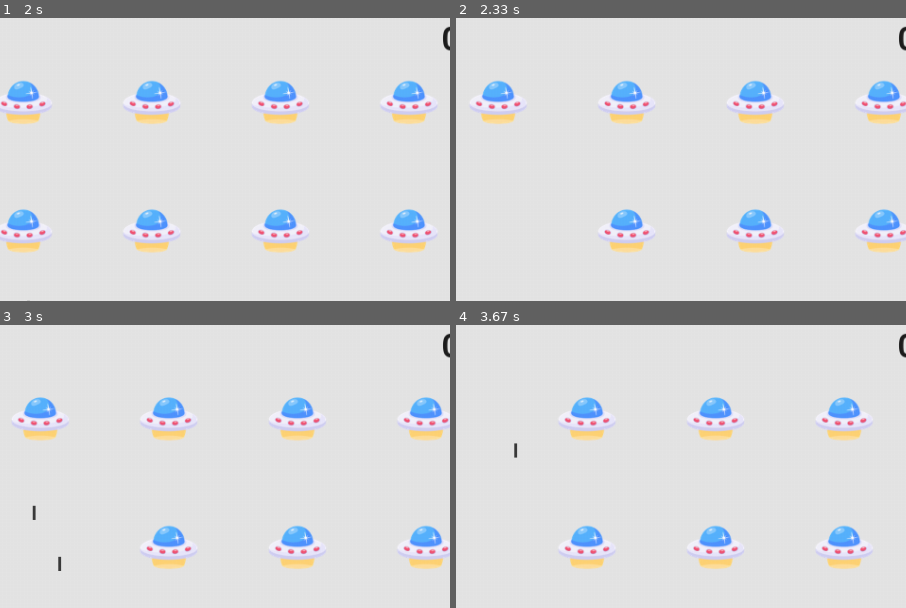
Above: before the commit, frames 1-4 (two rows, left to right).
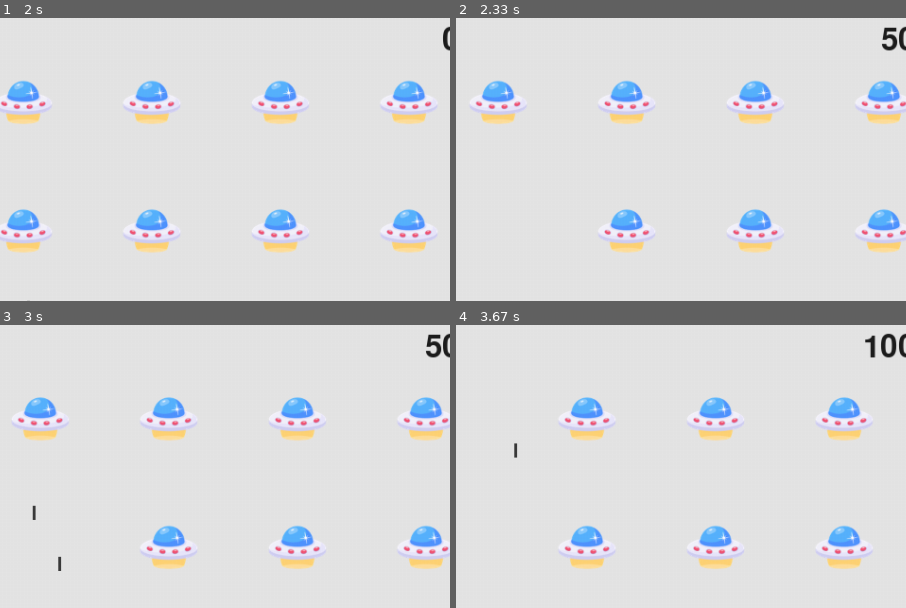
Above: after the commit, the same moments.

Repository: JGabriel1250/alien-invasion
Game: pygame game, started from pygame/alien_invasion.py
Two runs of this game, one before a commit and one after it. Both use one fixed random seed, a clock stepped at 60 frames per second and the inputs below.
Inputs:
- Up to frame 1 (2 s): click "Play" at 0.38 s; tap Space at 0.67, 1.07, 1.37, 1.57, 1.87 s; hold Right 1-1.47 s; hold Right 1.5-1.97 s
- Up to frame 2 (2.33 s): hold Left from 2 s (still down); tap Space at 2.07 s
- Up to frame 3 (3 s): tap Space at 2.37, 2.63, 2.93 s; release Left at 2.53 s; hold Left 2.57-2.97 s
- Up to frame 4 (3.67 s): hold Right 3-3.63 s; tap Space at 3.07, 3.37 s
The pictures show only the part of the screen within x 47-97%, y 2-52%; the shares and areas given below are measured in that part.

Frame 1 is identical in both runs. In frame 2, 0.2% of the frame differs, in the area x 94-99%, y 3-12%; in frame 3, 0.2%; in frame 4, 0.3%, in the area x 90-98%, y 2-12%.

Commit message:
Atualizando a pontuação

Diff:
--- a/pygame/alien_invasion.py
+++ b/pygame/alien_invasion.py
@@ -34,7 +34,7 @@
         gf.check_events(al_settings, screen, stats, play_button, ship, aliens, bullets)
         if stats.game_active:
             ship.update()
-            gf.update_bullets(al_settings, screen, ship, aliens, bullets)
+            gf.update_bullets(al_settings, screen, stats, sb, ship, aliens, bullets)
             gf.update_aliens(al_settings, stats, screen, ship, aliens, bullets)
         gf.update_screen(al_settings, screen, stats, sb, ship, aliens, bullets, play_button)
 
--- a/pygame/game_functions.py
+++ b/pygame/game_functions.py
@@ -84,7 +84,7 @@
     pygame.display.flip()
 
 
-def update_bullets(al_settings, screen, ship, aliens, bullets):
+def update_bullets(al_settings, screen, stats, sb, ship, aliens, bullets):
     """Atuali a posição dos projéteis e se livra dos projéteis antigos."""
     # Atualiza as posições dos projéteis
     bullets.update()
@@ -94,19 +94,24 @@
         if bullet.rect.bottom <= 0:
             bullets.remove(bullet)
 
-    check_bullet_alien_collisions(al_settings, screen, ship, aliens, bullets)
-
-
-def check_bullet_alien_collisions(al_settings, screen, ship, aliens, bullets):
+    check_bullet_alien_collisions(al_settings, screen, stats, sb, ship, aliens, bullets)
+
+
+def check_bullet_alien_collisions(al_settings, screen, stats, sb, ship, aliens, bullets):
     """Responde a colisões entre projéteis e alienígenas"""
     # Remove qualquer projétil e alienígena que tenham colidido
-    collisons = pygame.sprite.groupcollide(bullets, aliens, True, True)
+    collisions = pygame.sprite.groupcollide(bullets, aliens, True, True)
 
     if len(aliens) == 0:
         # Destrói os projéteis existentes e cria uma nova frota
         bullets.empty()
         al_settings.increase_speed()
         create_fleet(al_settings, screen, ship, aliens)
+
+    if collisions:
+        for aliens in collisions.values():
+            stats.score += al_settings.alien_points
+            sb.prep_score()
 
 
 
--- a/pygame/settings.py
+++ b/pygame/settings.py
@@ -34,6 +34,9 @@
         self.bullet_speed_factor = 3
         self.alien_speed_factor = 1
 
+        # Pontuação
+        self.alien_points = 50
+
         # fleet_direction igual a 1 representa a direita; -1 representa a esquerda
         self.fleet_direction = 1
 
